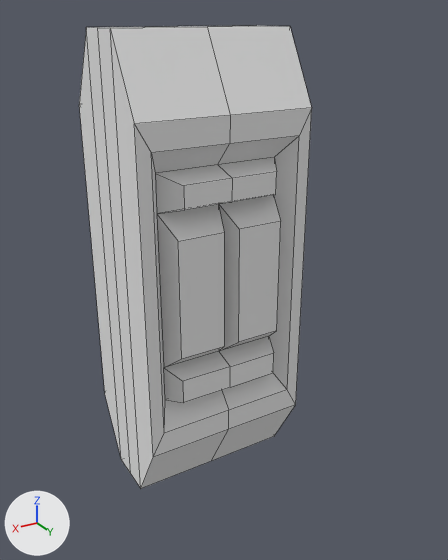
Renders of the Blender file Objects3d/wall4.blend from each side of a commit.
The view is the same before and after, from a camera (50 mm lens) standing at (103.1, 192.1, 172.1) and looking at (-2.8, 15.5, 83.7). The axes (+X, +Y, +Z) are drawn at lower left. The lights are the same throughout. Mesh edges are drawn as thin lines.
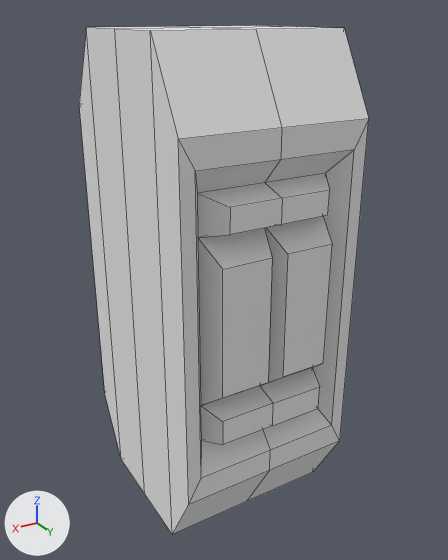
The newer file is also turned or shifted as a whole; pictures and numbers use the older file's frame.

Location of each change, (x1, y1, x2, y2) in pixels of the pictures (448 x 560 px; the box of a moved part takes in the faces that stretch with it):
'Cube', reshaped (24% wider, 10% taller)
    before: (79, 25, 312, 488)
    after: (79, 25, 369, 534)
part 1 of me_cube_001, moved or reshaped
    before: (87, 25, 280, 488)
    after: (87, 25, 330, 534)
part 2 of me_cube_001, moved or reshaped
    before: (110, 26, 312, 488)
    after: (150, 28, 369, 534)

Patch to the scene script:
```diff
--- a/Objects3d/wall4.blend.py
+++ b/Objects3d/wall4.blend.py
@@ me_cube_001 @@
 me_cube_001.from_pydata(...)  # 105 vertices, 96 faces; spans x -32.0..32.0, y -25.0..25.0, z -84.0..84.0
 # used by ob_cube; location = (0.0, 0.0, 84.0)
+# me_cube_001 part 1: all 5 vertices in x -32.0..32.0, y 0.0, z -84.0..84.0 are moved by (0.0, 14.0, 0.0)
+# me_cube_001 part 2: all 50 vertices in x -32.0..32.0, y 10.0..25.0, z -84.0..84.0 are moved by (0.0, 27.0, 0.0)
 me_cube_001.materials.append(mat_material)
```
